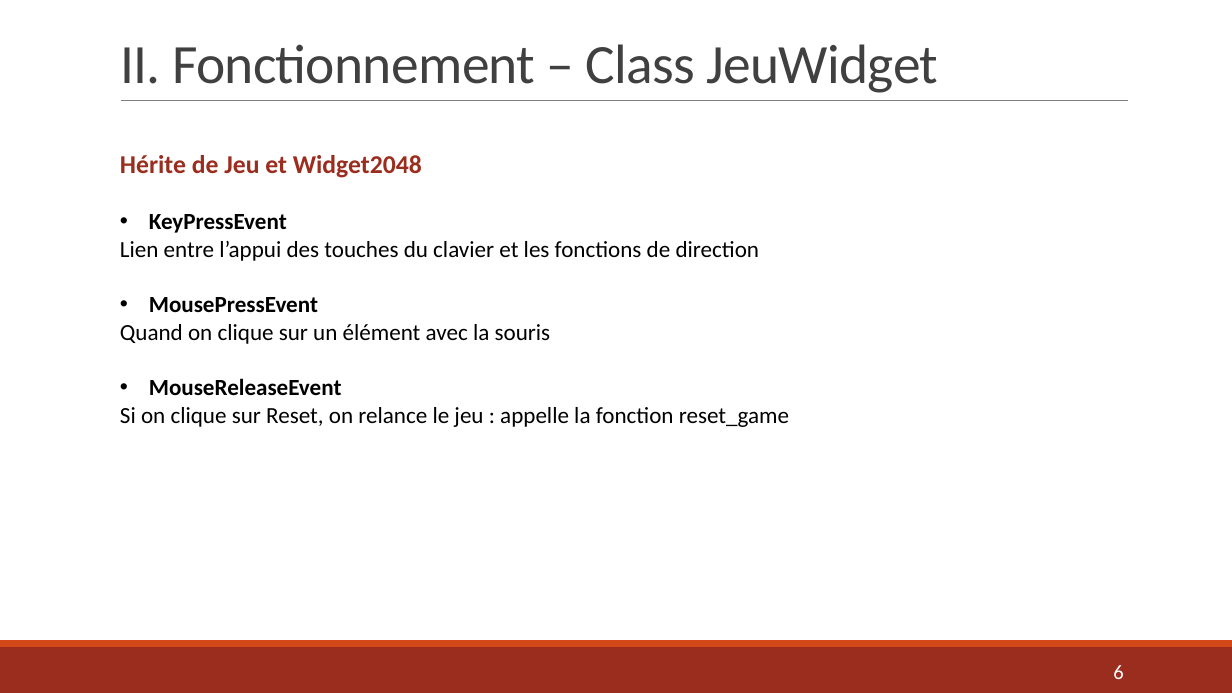
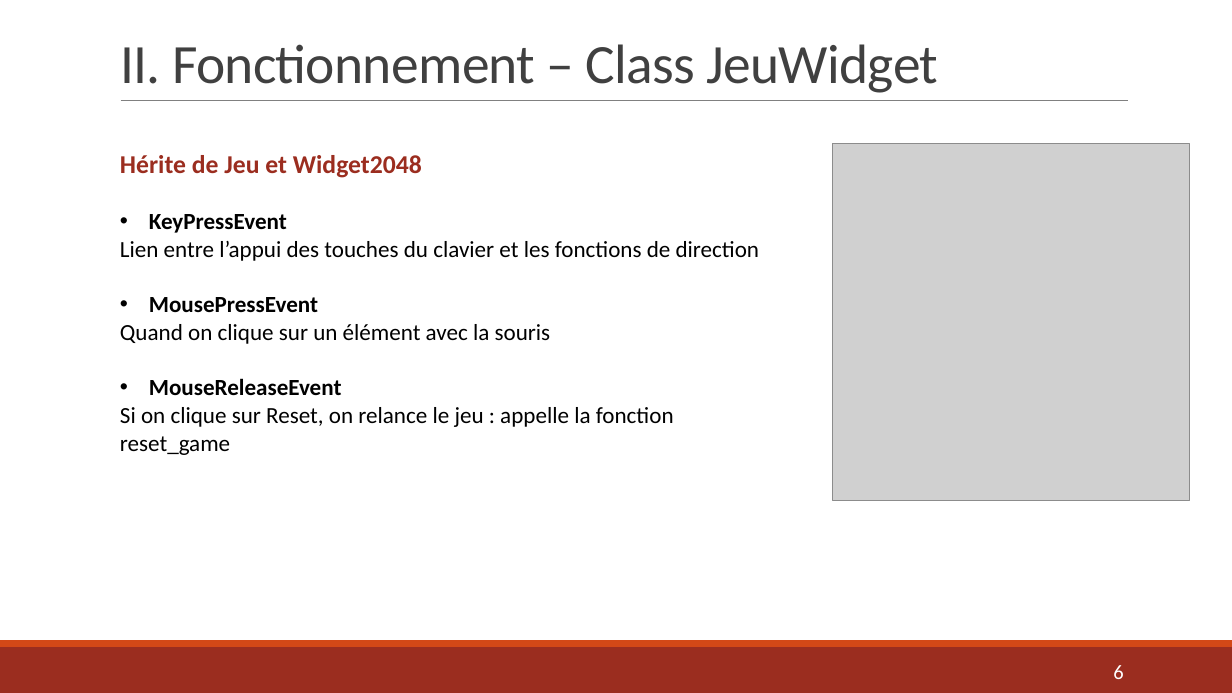
Before and after one commit to AlexandraDarco/prog_2048, a slide deck: slide 6 of Projet Info – Jeu 2048.pptx. Drawn at 1232x693 pixels with LibreOffice and Linux fonts; fonts in the diff are those of the drawing; grey boxes stand for pictures. Boxes give left, top, right and bottom in pixels: in the first picture for what was removed or moved away, otherwise in the second. Text is boxed around its words. In the diff, an @@ line names an element or a change of style, - is before the commit and + after.

```diff
--- a/Projet Info – Jeu 2048.pptx
+++ b/Projet Info – Jeu 2048.pptx
@@ text "Hérite de Jeu et Widget2048" rewrapped from (x1=120, y1=155, x2=789, y2=427) to (x1=120, y1=155, x2=760, y2=455) @@
@@ picture added at (x1=833, y1=143, x2=1189, y2=500) @@
```
Also in this commit, not shown: 4 other slides changed, 1 other file.
